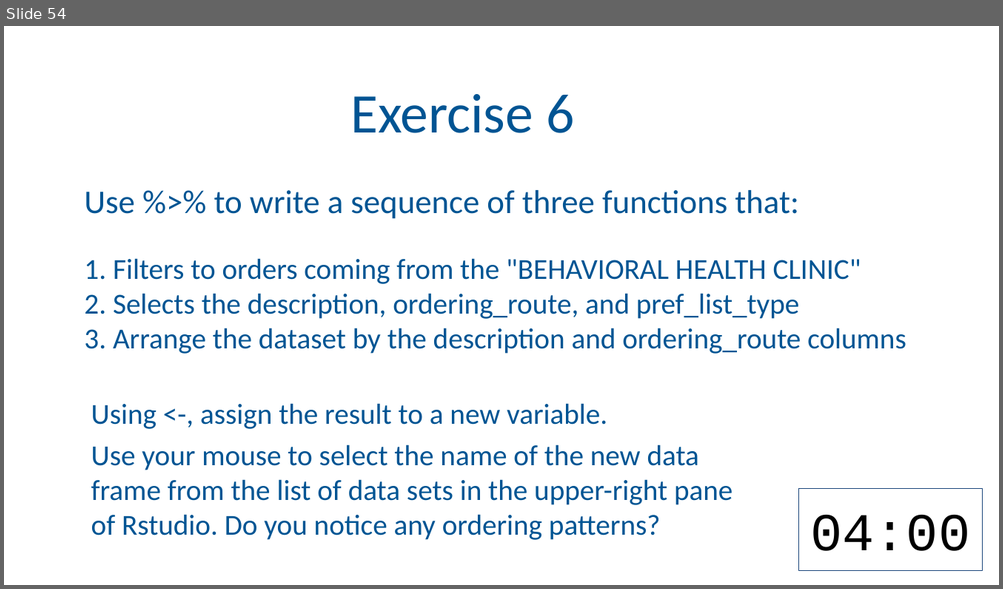
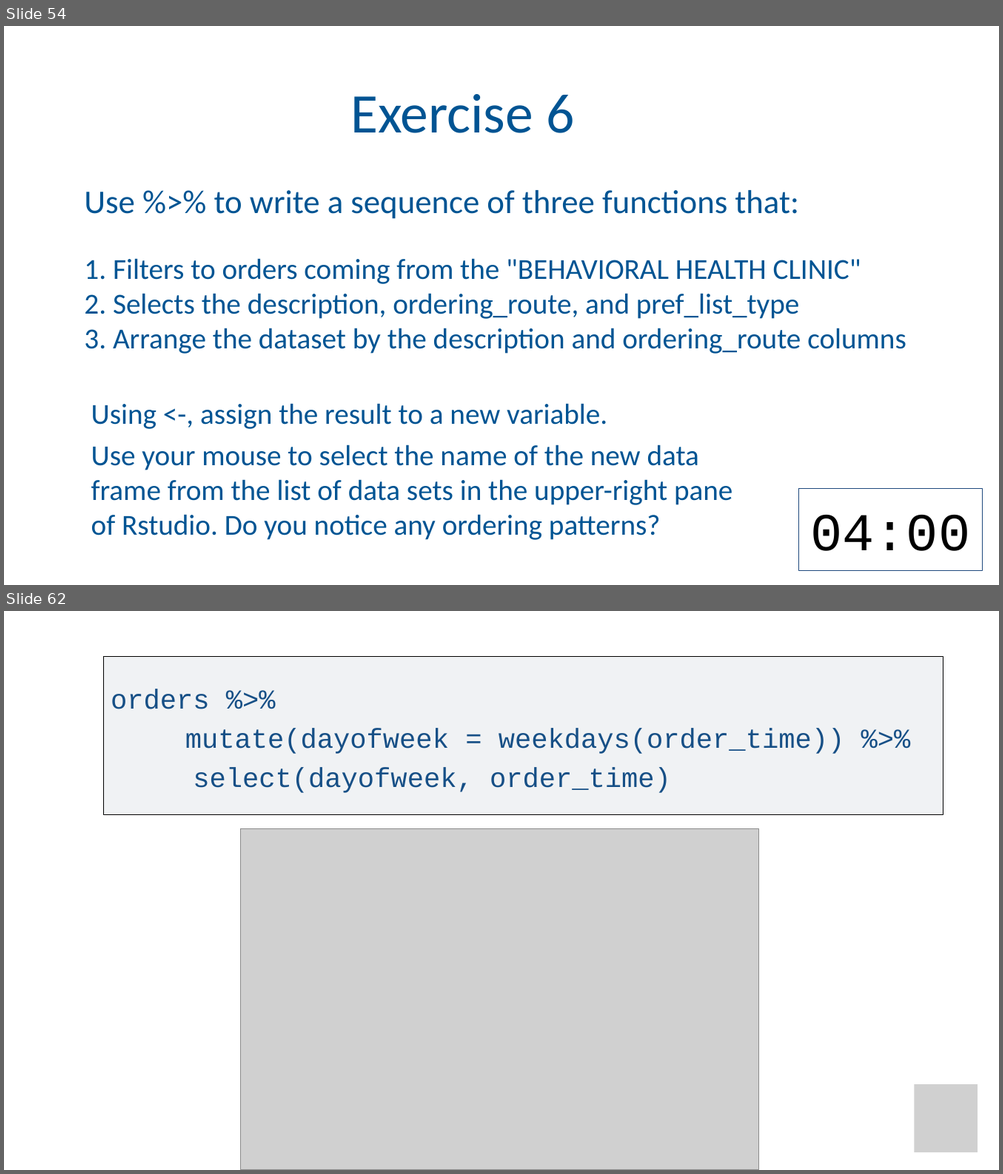
Before and after one commit to amromeo/api_r2020, a slide deck: 03 - Transform.pptx. Shown one above the other, each under a label of ours: slide 54 before the commit, slides 54 and 62 after it; the slides between them are not shown. The pictures are 1003x589 and 1003x1174 pixels, drawn with LibreOffice and Linux fonts; fonts in the diff are those of the drawing; grey boxes stand for pictures; background and template pictures are left out. Boxes give left, top, right and bottom in pixels: in the first picture for what was removed or moved away, otherwise in the second. Text is boxed around its words. In the diff, an @@ line names an element or a change of style, - is before the commit and + after.

Commit message:
->mutate

```diff
--- a/03 - Transform.pptx
+++ b/03 - Transform.pptx
@@ slide 62 added at <box>4,611,999,1170</box>, background #FFFFFF @@
@@ freeform shape added at <box>103,657,943,815</box>, fill #F0F2F4 @@
@@ freeform shape added at <box>103,657,943,815</box>, outline #000000 0.82 pt @@
@@ text added at <box>111,689,845,793</box>, 26.5 pt, text #164F86 @@
+orders %>%
+mutate(dayofweek = weekdays(order_time)) %>%
+select(dayofweek, order_time)
@@ picture added at <box>241,829,759,1170</box> @@
@@ picture added at <box>914,1085,978,1153</box> @@
```
Also in this commit, not shown: 1 slide changed, 9 other slides added.
